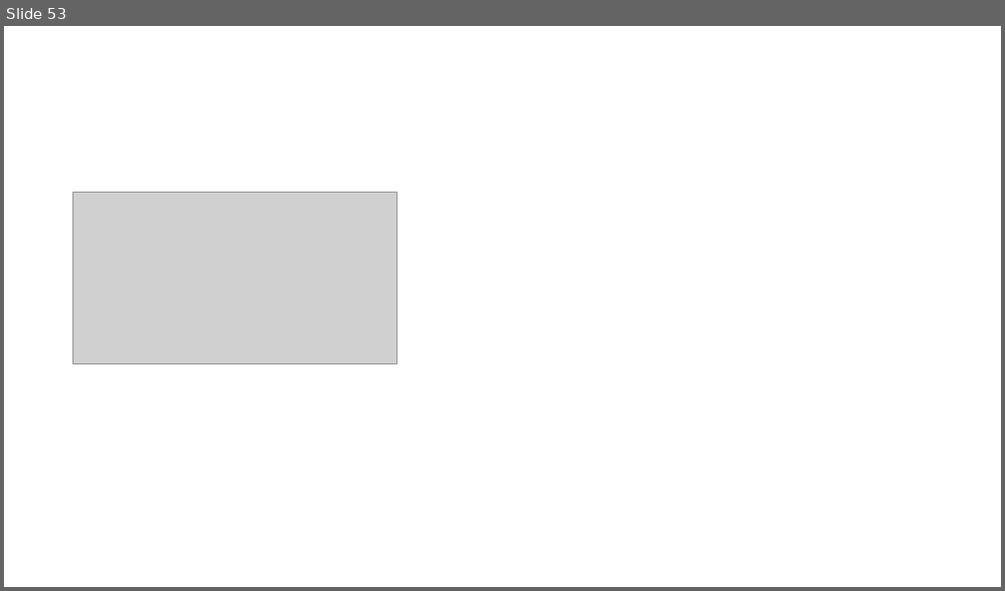
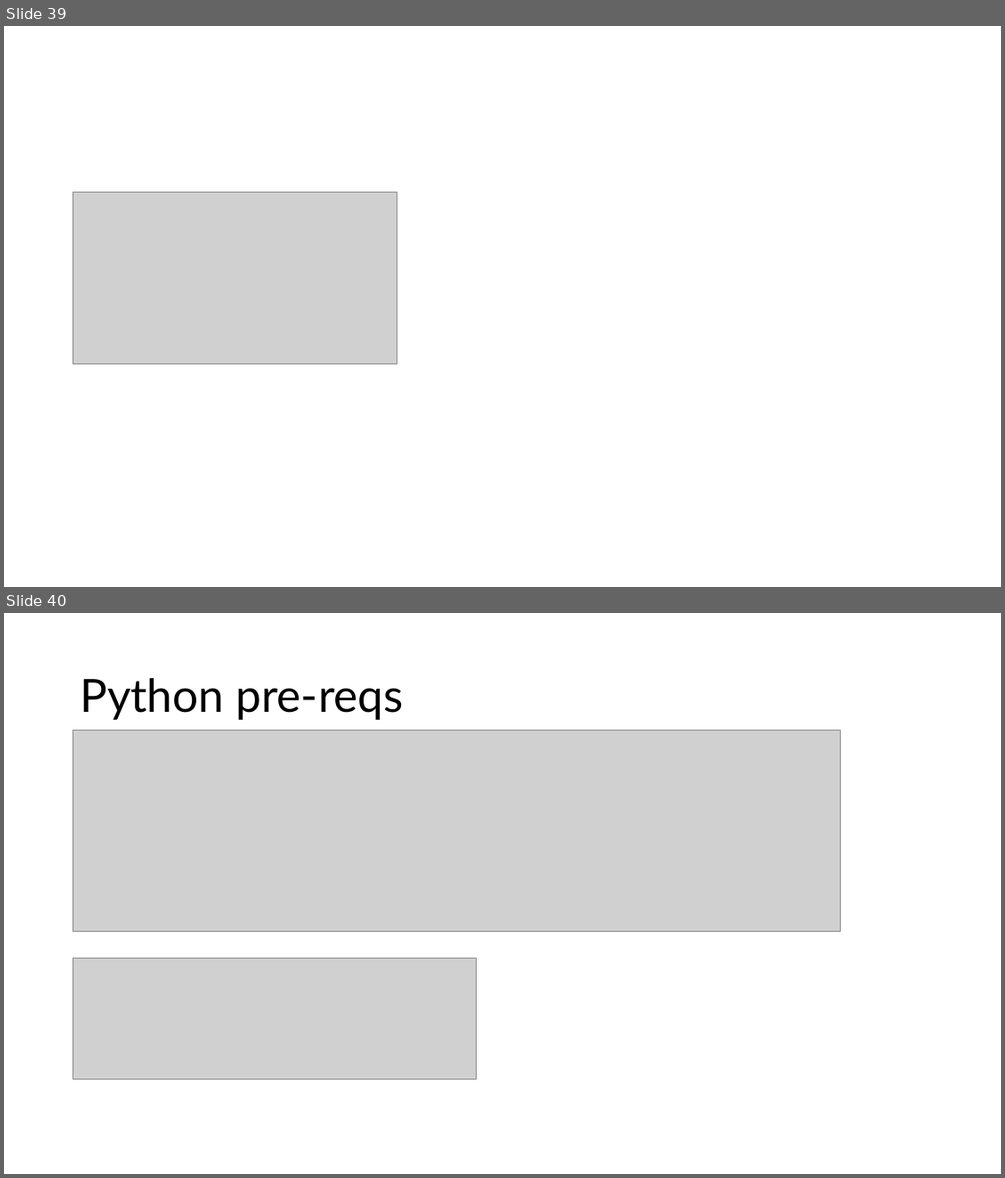
Before and after one commit to phil-a10/Talks, a slide deck: Data Engineering Using Free Tools/Learn Data Engineering For Free.pptx. Shown one above the other, each under a label of ours: slide 53 before the commit, slides 39 and 40 after it. The pictures are 1005x591 and 1005x1178 pixels, drawn with LibreOffice and Linux fonts; fonts in the diff are those of the drawing; grey boxes stand for pictures. Boxes give left, top, right and bottom in pixels: in the first picture for what was removed or moved away, otherwise in the second. Text is boxed around its words. In the diff, an @@ line names an element or a change of style, - is before the commit and + after.

```diff
--- a/Data Engineering Using Free Tools/Learn Data Engineering For Free.pptx
+++ b/Data Engineering Using Free Tools/Learn Data Engineering For Free.pptx
@@ slide 40 added at bbox=[4, 613, 1001, 1174], background #FFFFFF @@
@@ title added at bbox=[80, 678, 404, 720], 44 pt, text #000000 @@
+Python pre-reqs
@@ picture added at bbox=[73, 730, 841, 932] @@
@@ picture added at bbox=[73, 957, 477, 1078] @@
@@ what was slide 53 is now slide 39 @@
```
Also in this commit, not shown: 1 slide changed, 3 other slides added, 1 slide removed.
